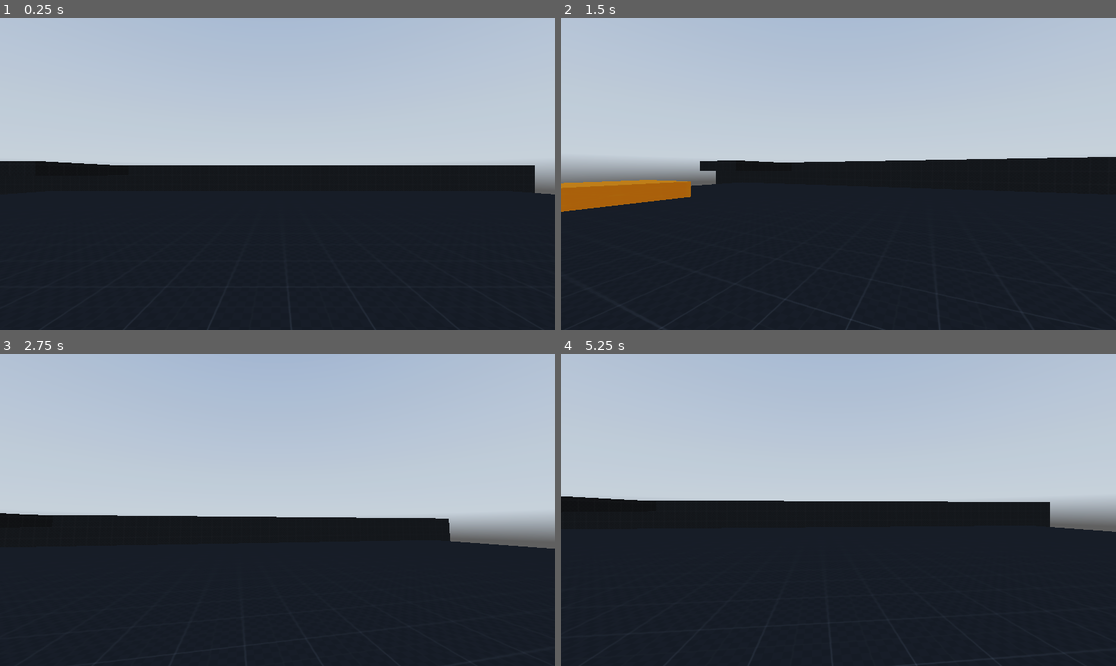
Above: before the commit, frames 1-4 (two rows, left to right).
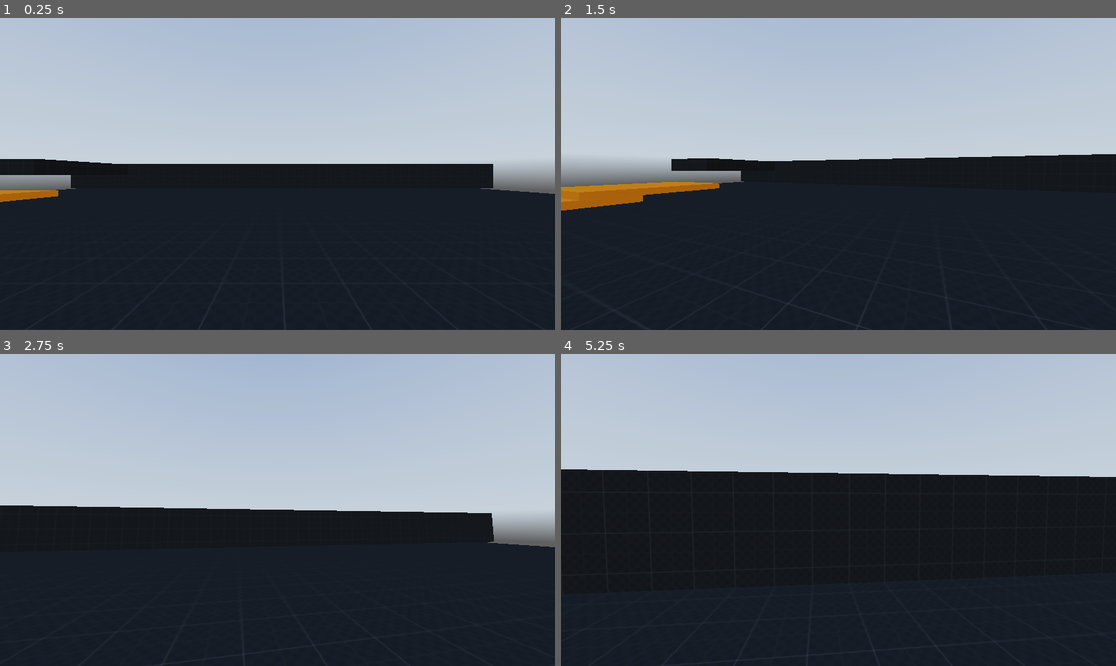
Above: after the commit, the same moments.

Repository: Robot-Joe/babysfirstfps
Game: Godot game, scene res://world.tscn
The game is run twice, just before and just after one commit, with the same random seed, the same clock (stepped at 60 frames per second) and the same inputs. A sky picture missing from this copy of the repository is replaced by a grey-blue gradient.
Inputs (mouse positions are in pixels of both pictures, inside the frame that each line leads up to):
- Up to frame 1 (0.25 s): no input
- Up to frame 2 (1.5 s): tap Enter (ui_accept) at 0.5, 0.6, 0.77, 1.07 s; move the mouse to (866, 174) at 0.52 s; hold W (Forward) from 0.53 s (still down); move the mouse to (810, 174) at 1.27 s; tap Ctrl (Crouch) at 1.35 s
- Up to frame 3 (2.75 s): keep holding W (Forward); tap Enter (ui_accept) at 1.52, 1.55, 1.82, 2.3 s; move the mouse to (288, 503) at 2.02 s; hold Shift (Sprint) from 2.03 s (still down)
- Up to frame 4 (5.25 s): keep holding W (Forward); move the mouse to (832, 516) at 2.77 s; release Shift (Sprint) at 2.78 s; tap Enter (ui_accept) at 2.85, 3.02, 3.32, 3.5, 3.77, 3.8, 4.07, 4.52, 4.55, 4.82, 5.1 s; move the mouse to (877, 513) at 3.52 s; hold Ctrl (Crouch) 3.53-4.28 s; move the mouse to (794, 506) at 4.27 s; tap Shift (Sprint) at 4.35 s; move the mouse to (844, 510) at 5.02 s

The runs differ from the first frame. In frame 1, 2.0% of the frame differs, in the area x 0-100%, y 45-100%; in frame 2, 1.8%; in frame 3, 2.8%; in frame 4, 9.9%, in the area x 0-100%, y 36-100%.
Error before the commit: Invalid access to property or key 'rotation' on a base object of type 'null instance'. (res://scripts/player.gd:112)

Commit message:
basic stair logic stuff IDK

Diff:
--- /dev/null
+++ b/player.tscn
@@ -0,0 +1,126 @@
+[gd_scene load_steps=8 format=3 uid="uid://cn8almk0at5ha"]
+
+[ext_resource type="Script" uid="uid://usymdixmgddq" path="res://scripts/player.gd" id="1_4flbx"]
+
+[sub_resource type="CapsuleShape3D" id="CapsuleShape3D_aqk2v"]
+
+[sub_resource type="CapsuleShape3D" id="CapsuleShape3D_tlwt5"]
+height = 1.2
+
+[sub_resource type="Animation" id="Animation_aqk2v"]
+resource_name = "Jump"
+length = 0.3
+tracks/0/type = "value"
+tracks/0/imported = false
+tracks/0/enabled = true
+tracks/0/path = NodePath(".:rotation")
+tracks/0/interp = 1
+tracks/0/loop_wrap = true
+tracks/0/keys = {
+"times": PackedFloat32Array(0, 0.1, 0.3),
+"transitions": PackedFloat32Array(1, 1, 1),
+"update": 0,
+"values": [Vector3(0, 0, 0), Vector3(-0.0436332, 0, 0), Vector3(0, 0, 0)]
+}
+tracks/1/type = "value"
+tracks/1/imported = false
+tracks/1/enabled = true
+tracks/1/path = NodePath(".:position")
+tracks/1/interp = 1
+tracks/1/loop_wrap = true
+tracks/1/keys = {
+"times": PackedFloat32Array(0, 0.1, 0.3),
+"transitions": PackedFloat32Array(1, 1, 1),
+"update": 0,
+"values": [Vector3(0, 0, 0), Vector3(0, -0.1, 0), Vector3(0, 0, 0)]
+}
+
+[sub_resource type="Animation" id="Animation_dwbse"]
+resource_name = "Landing"
+length = 0.3
+tracks/0/type = "value"
+tracks/0/imported = false
+tracks/0/enabled = true
+tracks/0/path = NodePath(".:rotation")
+tracks/0/interp = 1
+tracks/0/loop_wrap = true
+tracks/0/keys = {
+"times": PackedFloat32Array(0, 0.1, 0.3),
+"transitions": PackedFloat32Array(1, 1, 1),
+"update": 0,
+"values": [Vector3(0, 0, 0), Vector3(-0.0523599, 0, 0), Vector3(0, 0, 0)]
+}
+tracks/1/type = "value"
+tracks/1/imported = false
+tracks/1/enabled = true
+tracks/1/path = NodePath(".:position")
+tracks/1/interp = 1
+tracks/1/loop_wrap = true
+tracks/1/keys = {
+"times": PackedFloat32Array(0, 0.1, 0.3),
+"transitions": PackedFloat32Array(1, 1, 1),
+"update": 0,
+"values": [Vector3(0, 0, 0), Vector3(0, -0.1, 0), Vector3(0, 0, 0)]
+}
+
+[sub_resource type="Animation" id="Animation_036b0"]
+length = 0.001
+tracks/0/type = "value"
+tracks/0/imported = false
+tracks/0/enabled = true
+tracks/0/path = NodePath(".:rotation")
+tracks/0/interp = 1
+tracks/0/loop_wrap = true
+tracks/0/keys = {
+"times": PackedFloat32Array(0),
+"transitions": PackedFloat32Array(1),
+"update": 0,
+"values": [Vector3(0, 0, 0)]
+}
+tracks/1/type = "value"
+tracks/1/imported = false
+tracks/1/enabled = true
+tracks/1/path = NodePath(".:position")
+tracks/1/interp = 1
+tracks/1/loop_wrap = true
+tracks/1/keys = {
+"times": PackedFloat32Array(0),
+"transitions": PackedFloat32Array(1),
+"update": 0,
+"values": [Vector3(0, 0, 0)]
+}
+
+[sub_resource type="AnimationLibrary" id="AnimationLibrary_dwbse"]
+_data = {
+&"Jump": SubResource("Animation_aqk2v"),
+&"Landing": SubResource("Animation_dwbse"),
+&"RESET": SubResource("Animation_036b0")
+}
+
+[node name="Player" type="CharacterBody3D"]
+script = ExtResource("1_4flbx")
+
+[node name="standing_collision_shape" type="CollisionShape3D" parent="."]
+transform = Transform3D(1, 0, 0, 0, 1, 0, 0, 0, 1, 0, 1, 0)
+shape = SubResource("CapsuleShape3D_aqk2v")
+
+[node name="crouching_collision_shape" type="CollisionShape3D" parent="."]
+transform = Transform3D(1, 0, 0, 0, 1, 0, 0, 0, 1, 0, 0.556979, 0)
+shape = SubResource("CapsuleShape3D_tlwt5")
+disabled = true
+
+[node name="RayCast3D" type="RayCast3D" parent="."]
+transform = Transform3D(1, 0, 0, 0, 1, 0, 0, 0, 1, 0, -0.017, 0)
+target_position = Vector3(0, 2, 0)
+
+[node name="Head" type="Node3D" parent="."]
+transform = Transform3D(1, 0, 0, 0, 1, 0, 0, 0, 1, 0, 1.8, 0)
+
+[node name="Eyes" type="Node3D" parent="Head"]
+
+[node name="Camera3D" type="Camera3D" parent="Head/Eyes"]
+
+[node name="AnimationPlayer" type="AnimationPlayer" parent="Head/Eyes/Camera3D"]
+libraries = {
+&"": SubResource("AnimationLibrary_dwbse")
+}
--- a/project.godot
+++ b/project.godot
@@ -14,6 +14,10 @@
 run/main_scene="uid://dfnpswwu1veyf"
 config/features=PackedStringArray("4.4", "Forward Plus")
 config/icon="res://icon.svg"
+
+[editor_plugins]
+
+enabled=PackedStringArray("res://addons/godot_state_charts/plugin.cfg")
 
 [input]
 
--- a/scripts/player.gd
+++ b/scripts/player.gd
@@ -26,10 +26,12 @@
 var crouch_depth = -0.5
 var last_velocity = Vector3.ZERO
 
+# stair & slope detection vars
+
 #head tilt vars
 var camera_tilt_left = 1.5
 var camera_tilt_right = -1.5
-var lerp_angle = 6
+var _lerp_angle = 6
 
 # head bob vars
 const bob_freq = 2.0
@@ -51,13 +53,40 @@
 		head.rotate_x(deg_to_rad(-event.relative.y * mouse_sens))
 		head.rotation.x = clamp(head.rotation.x,deg_to_rad(-89),deg_to_rad (89))
 
+	# stairs logic
+var _was_on_floor_last_frame = false
+var _snapped_to_stairs_last_frame = false
+func _snap_down_to_stairs_check():
+	var did_snap = false
+	if not is_on_floor() and velocity.y <= 0 and (_was_on_floor_last_frame or _snapped_to_stairs_last_frame) and $StairsBelowRaycast3D.is_colliding():
+		var body_test_result = PhysicsTestMotionResult3D.new()
+		var params = PhysicsTestMotionParameters3D.new()
+		var max_step_down = -0.5
+		params.from = self.global_transform
+		params.motion = Vector3(0,max_step_down,0)
+		if PhysicsServer3D.body_test_motion(self.get_rid(), params, body_test_result):
+			var translate_y = body_test_result.get_travel().y
+			self.position.y += translate_y
+			apply_floor_snap()
+			did_snap = true
+
+
+	_was_on_floor_last_frame = is_on_floor()
+	_snapped_to_stairs_last_frame = did_snap
+
+@onready var _initial_seperation_ray_dist =abs($StepUpSeparationRay_F.position.z)
+func _rotate_step_up_seperation_ray():
+	var xz_vel = velocity * Vector3(1,0,1)
+	var xz_f_ray_pos = xz_vel.normalized() * _initial_seperation_ray_dist
+	$StepUpSeparationRay_F.global_position.x = self.global_position.x + xz_f_ray_pos.x
+	$StepUpSeparationRay_F.global_position.z = self.global_position.z + xz_f_ray_pos.z
+
+
 func _physics_process(delta):
 
 	# handle movement state
 
-
 	current_speed = walk_speed
-
 	if Input.is_action_pressed("Sprint") and is_on_floor():
 		current_speed = sprint_speed
 	#crouching
@@ -77,9 +106,10 @@
 		velocity += get_gravity() * delta
 
 	# Handle jump.
-	if Input.is_action_just_pressed("ui_accept") and is_on_floor() and ! bonk_raycast.is_colliding():
-		velocity.y = jump_velocity
-		animation_player.play("Jump")
+	if is_on_floor():
+			if Input.is_action_just_pressed("ui_accept") and is_on_floor() and ! bonk_raycast.is_colliding():
+				velocity.y = jump_velocity
+				animation_player.play("Jump")
 	# Handle Landing
 	if is_on_floor():
 		if last_velocity.y < 0.0:
@@ -105,21 +135,23 @@
 	#handle headtilt left & right
 
 	if Input.is_action_pressed("Left"):
-		camera_3d.rotation.z = lerp(camera_3d.rotation.z, deg_to_rad(camera_tilt_left), delta * lerp_angle)
+		camera_3d.rotation.z = lerp(camera_3d.rotation.z, deg_to_rad(camera_tilt_left), delta * _lerp_angle)
 	elif Input.is_action_pressed("Right"):
-		camera_3d.rotation.z = lerp(camera_3d.rotation.z, deg_to_rad(camera_tilt_right), delta * lerp_angle)
+		camera_3d.rotation.z = lerp(camera_3d.rotation.z, deg_to_rad(camera_tilt_right), delta * _lerp_angle)
 	else:
-		camera_3d.rotation.z = lerp(camera_3d.rotation.z, deg_to_rad(0), delta * lerp_angle)
+		camera_3d.rotation.z = lerp(camera_3d.rotation.z, deg_to_rad(0), delta * _lerp_angle)
 
+	_rotate_step_up_seperation_ray()
+
+	move_and_slide()
+
+	_snap_down_to_stairs_check()
 
 	#handle headbob
 
 	t_bob += delta * velocity.length() * float(is_on_floor())
 	eyes.transform.origin = _headbob(t_bob)
-
 	last_velocity = velocity
-
-	move_and_slide()
 
 func _headbob(time) -> Vector3:
 	var pos = Vector3.ZERO
--- a/world.tscn
+++ b/world.tscn
@@ -29,6 +29,9 @@
 
 [sub_resource type="CapsuleShape3D" id="CapsuleShape3D_tlwt5"]
 height = 1.2
+
+[sub_resource type="SeparationRayShape3D" id="SeparationRayShape3D_aqk2v"]
+length = 0.5
 
 [sub_resource type="Animation" id="Animation_aqk2v"]
 resource_name = "Jump"
@@ -121,7 +124,6 @@
 }
 
 [node name="World" type="Node3D"]
-transform = Transform3D(1, 0, 0, 0, 1, 0, 0, 0, 1, -0.0633144, 1.90735e-06, 0.171185)
 
 [node name="stage" type="Node3D" parent="."]
 transform = Transform3D(1, 0, 0, 0, 1, 0, 0, 0, 1, 0.013422, 0.0339737, -0.0475769)
@@ -132,22 +134,30 @@
 size = Vector3(50, 1, 50)
 material = SubResource("StandardMaterial3D_aqk2v")
 
+[node name="CSGBox3D4" type="CSGBox3D" parent="stage/CSGBox3D"]
+transform = Transform3D(1, 0, 0, 0, 1, 0, 0, 0, 1, -16.7339, 0.698467, -4.55758)
+gi_mode = 0
+use_collision = true
+size = Vector3(5.05615, 0.38916, 6.92969)
+material = SubResource("StandardMaterial3D_036b0")
+
 [node name="CSGBox3D2" type="CSGBox3D" parent="stage/CSGBox3D"]
-transform = Transform3D(1, 0, 0, 0, 1, 0, 0, 0, 1, -18.8061, 2.72424, -18.1889)
-use_collision = true
-size = Vector3(5.05615, 1, 10)
+transform = Transform3D(1, 0, 0, 0, 1, 0, 0, 0, 1, -18.8061, 2.77063, -17.4072)
+use_collision = true
+size = Vector3(5.05615, 1.09277, 8.43652)
 material = SubResource("StandardMaterial3D_aqk2v")
 
-[node name="CSGBox3D2" type="CSGBox3D" parent="stage"]
-transform = Transform3D(1, 0, 0, 0, 1, 0, 0, 0, 1, -1.39865, -0.359356, -22.9069)
-use_collision = true
-size = Vector3(58.4203, 6.16113, 1.99273)
+[node name="CSGBox3D3" type="CSGBox3D" parent="stage/CSGBox3D"]
+transform = Transform3D(1, 0, 0, 0, 1, 0, 0, 0, 1, 0.479477, 2.03408, -25.503)
+use_collision = true
+size = Vector3(51.6509, 3, 1.99273)
 material = SubResource("StandardMaterial3D_aqk2v")
 
-[node name="CSGBox3D3" type="CSGBox3D" parent="stage"]
-transform = Transform3D(1, 0, 0, 0, 1, 0, 0, 0, 1, -16.5816, 0.502516, -4.84906)
-use_collision = true
-size = Vector3(5.05615, 1, 6.92969)
+[node name="CSGBox3D4" type="CSGBox3D" parent="stage/CSGBox3D/CSGBox3D3"]
+transform = Transform3D(1, 0, 0, 0, 1, 0, 0, 0, 1, -17.211, -0.947022, 16.3878)
+gi_mode = 0
+use_collision = true
+size = Vector3(5.43542, 0.38916, 6.92969)
 material = SubResource("StandardMaterial3D_036b0")
 
 [node name="env" type="Node3D" parent="."]
@@ -172,16 +182,25 @@
 shape = SubResource("CapsuleShape3D_tlwt5")
 disabled = true
 
+[node name="StepUpSeparationRay_F" type="CollisionShape3D" parent="Player"]
+transform = Transform3D(1, 0, 0, 0, -4.37114e-08, -1, 0, 1, -4.37114e-08, 0, 0.5, -0.652526)
+shape = SubResource("SeparationRayShape3D_aqk2v")
+
 [node name="RayCast3D" type="RayCast3D" parent="Player"]
-transform = Transform3D(1, 0, 0, 0, 1, 0, 0, 0, 1, -0.0122032, -0.0174074, 0.0127268)
+transform = Transform3D(1, 0, 0, 0, 1, 0, 0, 0, 1, 0, -0.017, 0)
 target_position = Vector3(0, 2, 0)
 
 [node name="Head" type="Node3D" parent="Player"]
 transform = Transform3D(1, 0, 0, 0, 1, 0, 0, 0, 1, 0, 1.8, 0)
 
-[node name="Camera3D" type="Camera3D" parent="Player/Head"]
-
-[node name="AnimationPlayer" type="AnimationPlayer" parent="Player/Head/Camera3D"]
+[node name="Eyes" type="Node3D" parent="Player/Head"]
+
+[node name="Camera3D" type="Camera3D" parent="Player/Head/Eyes"]
+
+[node name="AnimationPlayer" type="AnimationPlayer" parent="Player/Head/Eyes/Camera3D"]
 libraries = {
 &"": SubResource("AnimationLibrary_dwbse")
 }
+
+[node name="StairsBelowRaycast3D" type="RayCast3D" parent="Player"]
+target_position = Vector3(0, -0.5, 0)
Not shown: 2 places in world.tscn that only renumber resources
Not shown, added: LICENSE
Not shown, added: README.md
